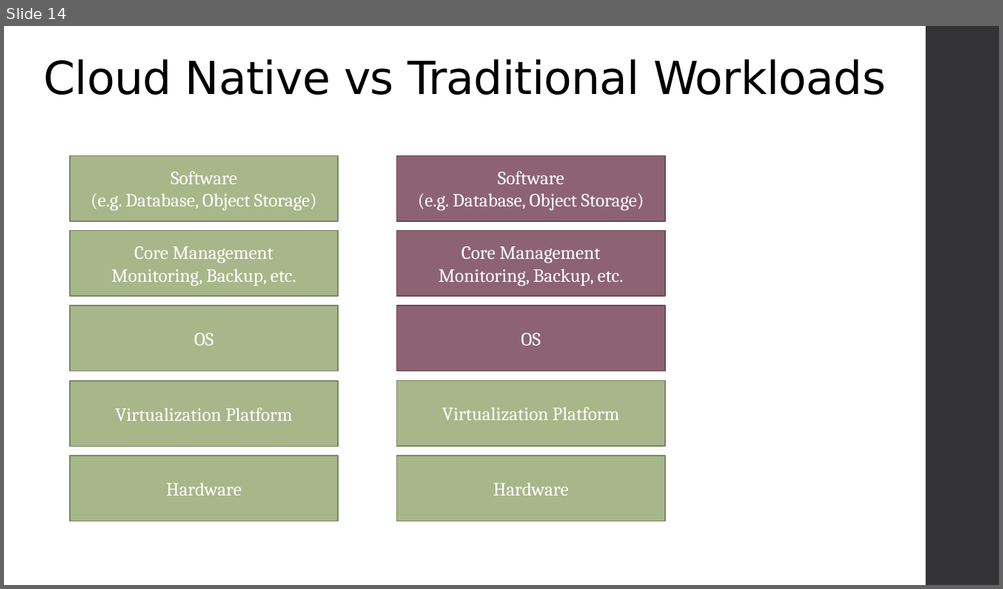
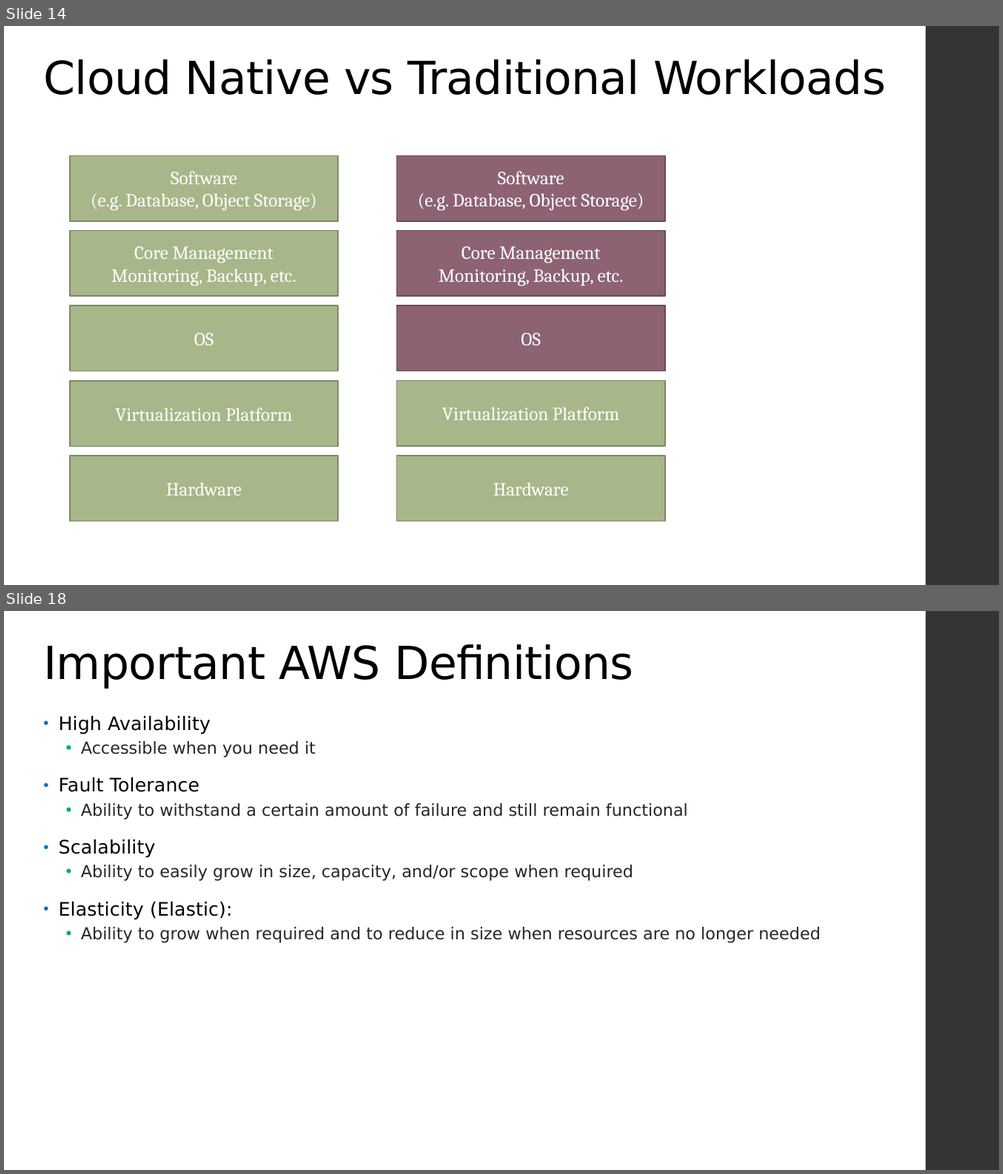
Before and after one commit to varadinov/DevSecOps, a slide deck: 05_cloud_computing_big_picture/05_cloud_computing_big_picture.pptx. Shown one above the other, each under a label of ours: slide 14 before the commit, slides 14 and 18 after it; the slides between them are not shown. The pictures are 1003x589 and 1003x1174 pixels, drawn with LibreOffice and Linux fonts; fonts in the diff are those of the drawing; background and template pictures are left out. Boxes give left, top, right and bottom in pixels: in the first picture for what was removed or moved away, otherwise in the second. Text is boxed around its words. In the diff, an @@ line names an element or a change of style, - is before the commit and + after.

```diff
--- a/05_cloud_computing_big_picture/05_cloud_computing_big_picture.pptx
+++ b/05_cloud_computing_big_picture/05_cloud_computing_big_picture.pptx
@@ slide 18 added at bbox=[4, 611, 999, 1170], background picture (left out); not listed: 1 template element that a slide beside it also shows @@
@@ title added at bbox=[43, 644, 633, 689], 44 pt, text #000000 @@
+Important AWS Definitions
@@ text added at bbox=[59, 716, 820, 943], 16 pt, text #262626 @@
+• High Availability
+  • Accessible when you need it
+• Fault Tolerance
+  • Ability to withstand a certain amount of failure and still remain functional
+• Scalability
+  • Ability to easily grow in size, capacity, and/or scope when required
+• Elasticity (Elastic):
+  • Ability to grow when required and to reduce in size when resources are no longer needed
```
Also in this commit, not shown: 6 other slides added, 1 slide removed, 16 other files.
